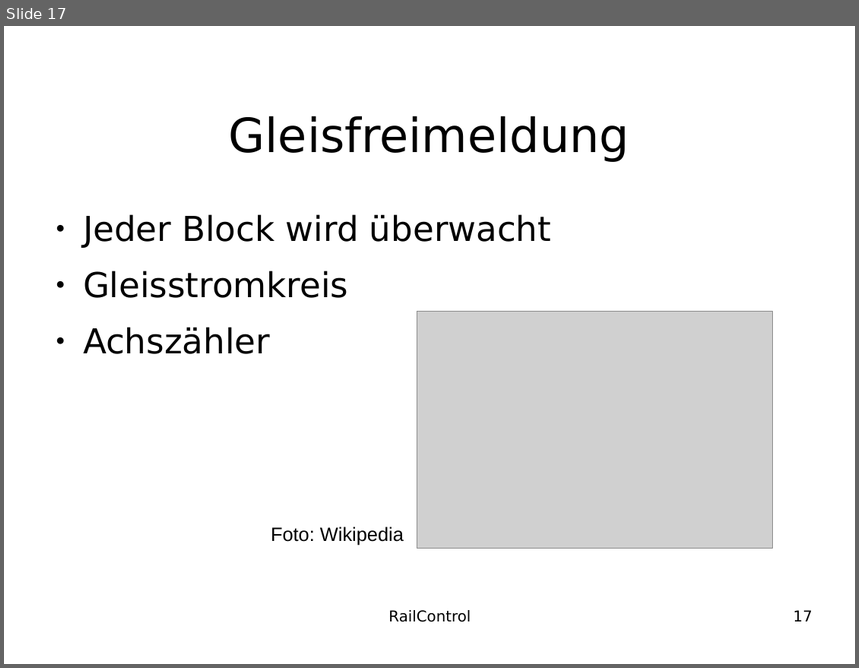
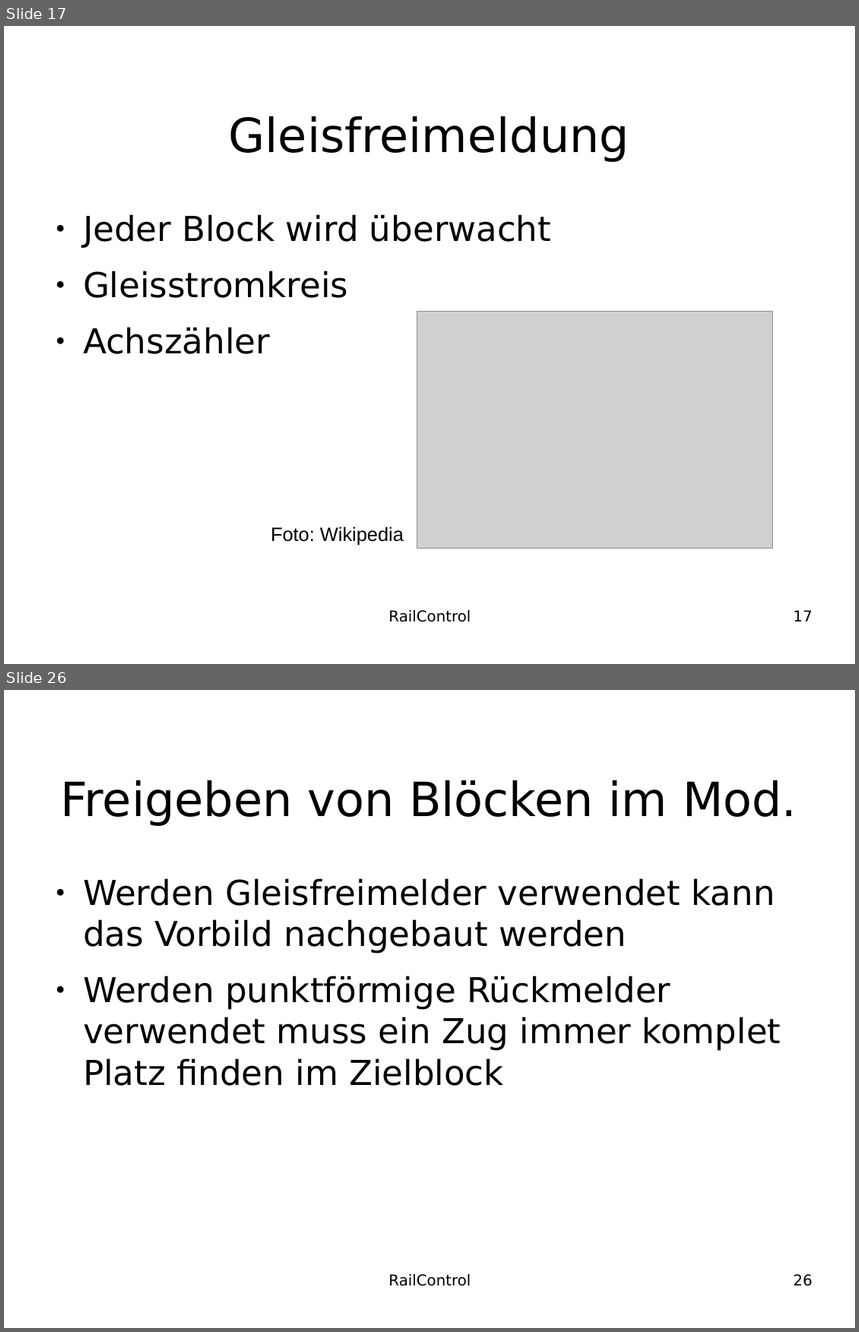
Before and after one commit to teddych/railcontrol, a slide deck: MAS/MAS_Thesis.odp. Shown one above the other, each under a label of ours: slide 17 before the commit, slides 17 and 26 after it; the slides between them are not shown. The pictures are 859x668 and 859x1332 pixels, drawn with LibreOffice and Linux fonts; fonts in the diff are those of the drawing; grey boxes stand for pictures; background and template pictures are left out. Boxes give left, top, right and bottom in pixels: in the first picture for what was removed or moved away, otherwise in the second. Text is boxed around its words. In the diff, an @@ line names an element or a change of style, - is before the commit and + after.

```diff
--- a/MAS/MAS_Thesis.odp
+++ b/MAS/MAS_Thesis.odp
@@ slide 26 added at (x1=4, y1=690, x2=855, y2=1328), background #FFFFFF @@
@@ title added at (x1=60, y1=780, x2=797, y2=826), 44 pt, text #000000 @@
+Freigeben von Blöcken im Mod.
@@ text added at (x1=83, y1=878, x2=781, y2=1086), 32 pt, text #000000 @@
+● Werden Gleisfreimelder verwendet kann das Vorbild nachgebaut werden
+● Werden punktförmige Rückmelder verwendet muss ein Zug immer komplet Platz finden im Zielblock
@@ text added at (x1=389, y1=1274, x2=471, y2=1287), 14 pt, text #000000 @@
+RailControl
@@ page number added at (x1=794, y1=1274, x2=813, y2=1287), 14 pt, text #000000 @@
+26
```
Also in this commit, not shown: 1 slide changed, 12 other slides added, 1 slide removed.
